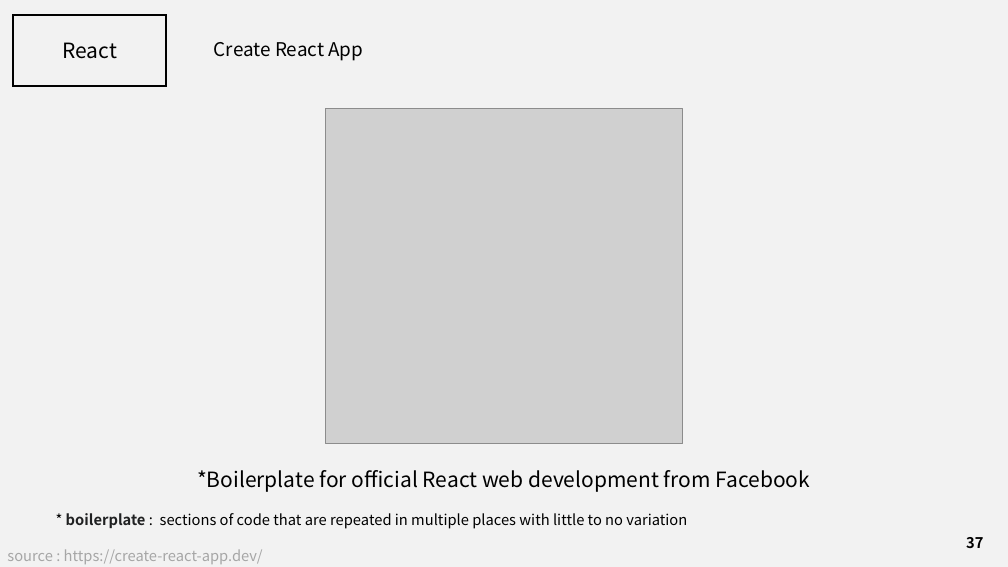
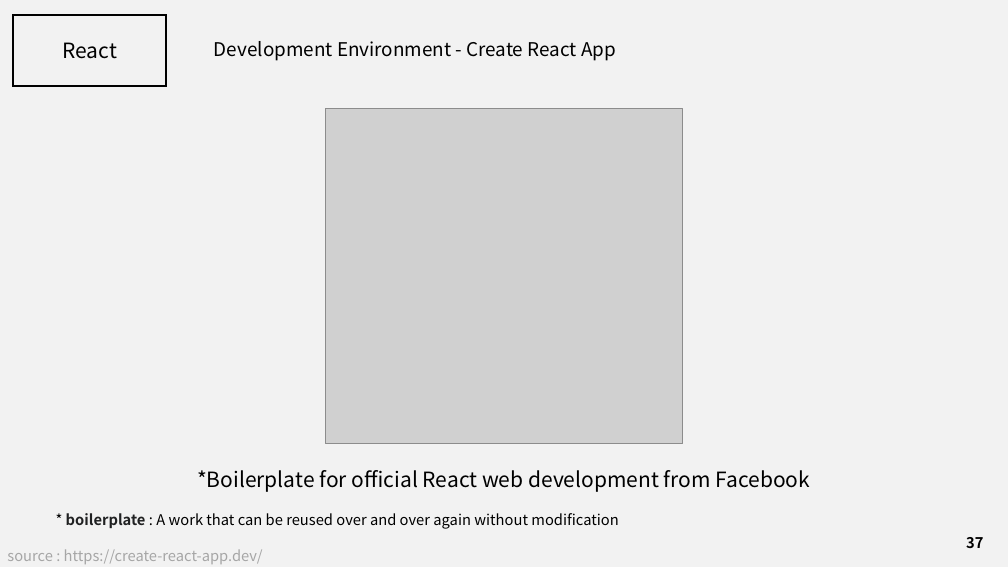
Before and after one commit to J3SUNG/Seminar, a slide deck: slide 37 of 210207_React.pptx. Drawn at 1008x567 pixels with LibreOffice and Linux fonts; fonts in the diff are those of the drawing; grey boxes stand for pictures. Boxes give left, top, right and bottom in pixels: in the first picture for what was removed or moved away, otherwise in the second. Text is boxed around its words. In the diff, an @@ line names an element or a change of style, - is before the commit and + after.

```diff
--- a/210207_React.pptx
+++ b/210207_React.pptx
@@ text at (214, 41, 616, 61): text changed @@
-Create React App
+Development Environment - Create React App
@@ text at (66, 513, 618, 529): text changed @@
-* boilerplate : sections of code that are repeated in multiple places with little to no variation
+* boilerplate : A work that can be reused over and over again without modification
```
Also in this commit, not shown: 4 other slides changed, 1 other file.
